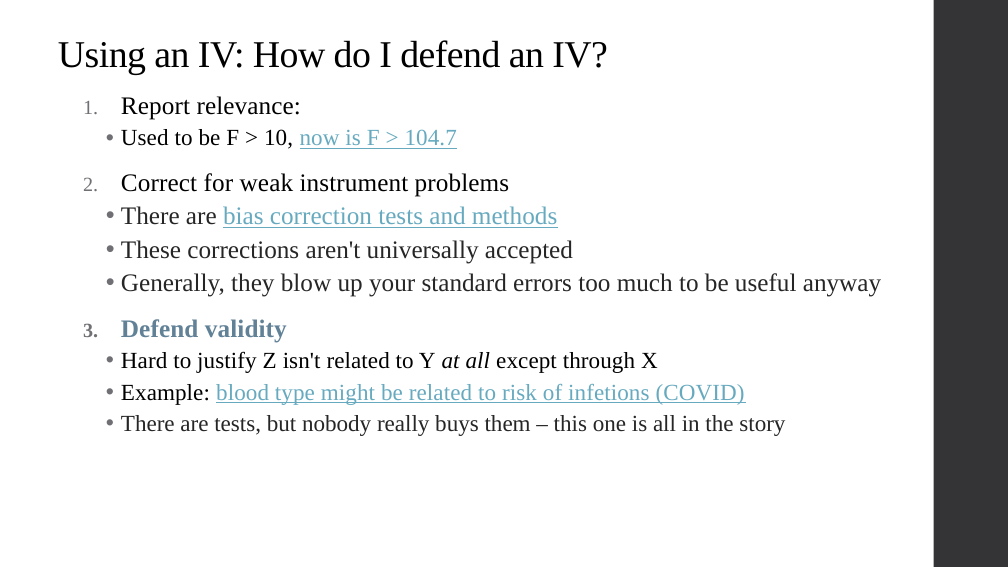
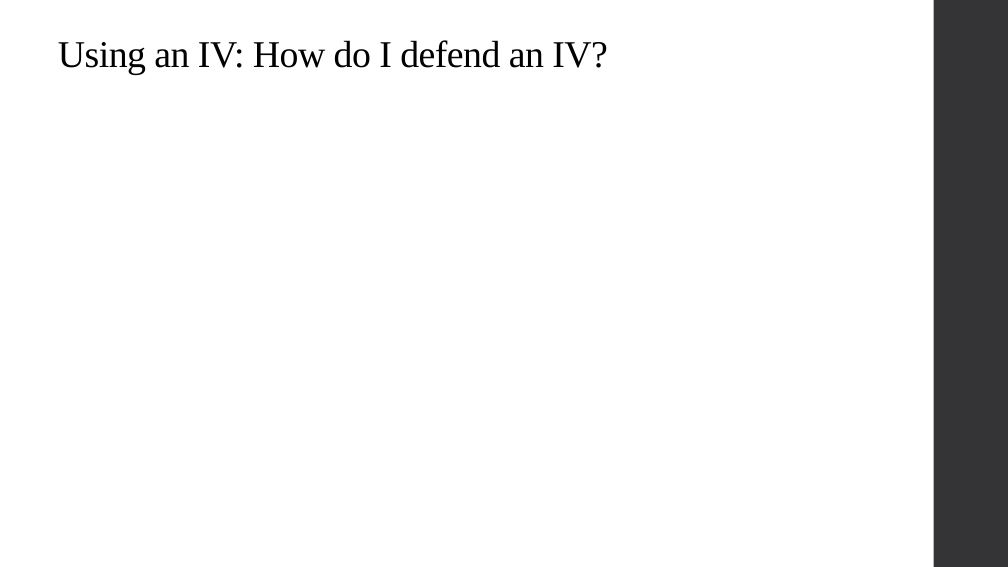
Before and after one commit to qiufei/fork-HAD5744, a slide deck: slide 39 of Lecture6_IV/Lecture6_IVEstimation_2022F.pptx. Drawn at 1008x567 pixels with LibreOffice and Linux fonts; fonts in the diff are those of the drawing; grey boxes stand for pictures. Boxes give left, top, right and bottom in pixels: in the first picture for what was removed or moved away, otherwise in the second. Text is boxed around its words. In the diff, an @@ line names an element or a change of style, - is before the commit and + after.

Commit message:
Update lecture 9

```diff
--- a/Lecture6_IV/Lecture6_IVEstimation_2022F.pptx
+++ b/Lecture6_IV/Lecture6_IVEstimation_2022F.pptx
@@ text removed at box(121, 96, 881, 436) @@
-1. Report relevance:
-  • Used to be F > 10, now is F > 104.7
-2. Correct for weak instrument problems
-  • There are bias correction tests and methods
-  • These corrections aren't universally accepted
-  • Generally, they blow up your standard errors too much to be useful anyway
-3. Defend validity
-  • Hard to justify Z isn't related to Y at all except through X
-  • Example: blood type might be related to risk of infetions (COVID)
-  • There are tests, but nobody really buys them – this one is all in the story
```
Also in this commit, not shown: 6 other slides changed, 12 other files.
